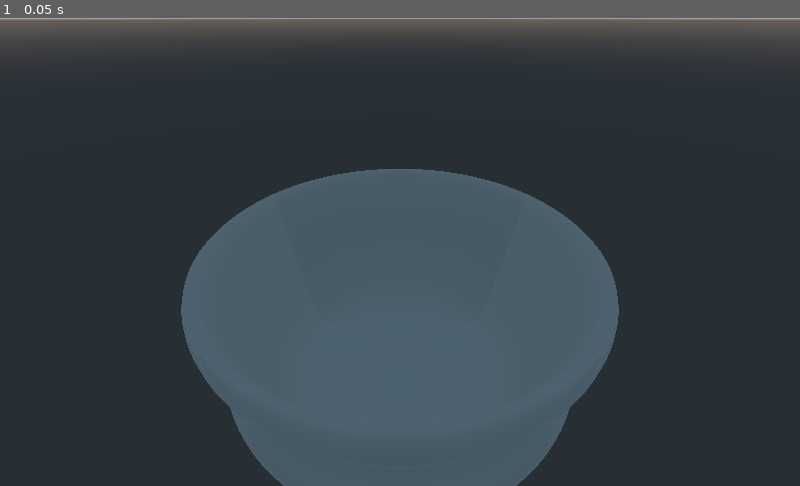
Above: before the commit, frame 1.
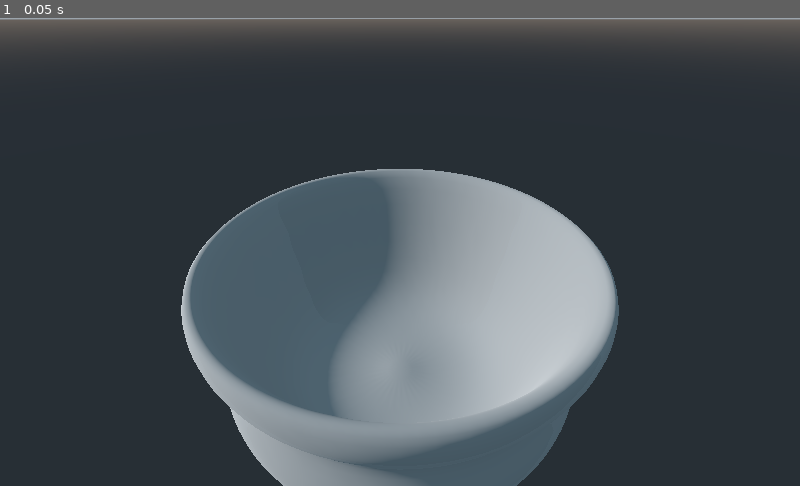
Above: after the commit, the same moment.

Repository: mariothedog/Potion-Making
Game: Godot game, scene res://Level/Level.tscn
Same seed, same stepped clock (60 frames per second), same inputs: the game is played once before the commit and once after it.
Inputs:
- Up to frame 1 (0.05 s): no input

The runs differ from the first frame. In frame 1, 18% of the frame differs, in the area x 22-77%, y 32-100%.

Commit message:
Added the sun.

Diff:
--- a/Level/Level.tscn
+++ b/Level/Level.tscn
@@ -4,6 +4,10 @@
 
 [node name="Level" type="Spatial"]
 
+[node name="Sun" type="DirectionalLight" parent="."]
+transform = Transform( -1.62921e-07, 0.422618, -0.906308, 0, 0.906308, 0.422618, 1, 6.88533e-08, -1.47656e-07, -20, 15, 0 )
+light_energy = 2.0
+
 [node name="Camera" type="Camera" parent="."]
 transform = Transform( 1, 0, 0, 0, 0.819152, 0.573577, 0, -0.573577, 0.819152, 0, 1.1, 0.7 )
 
